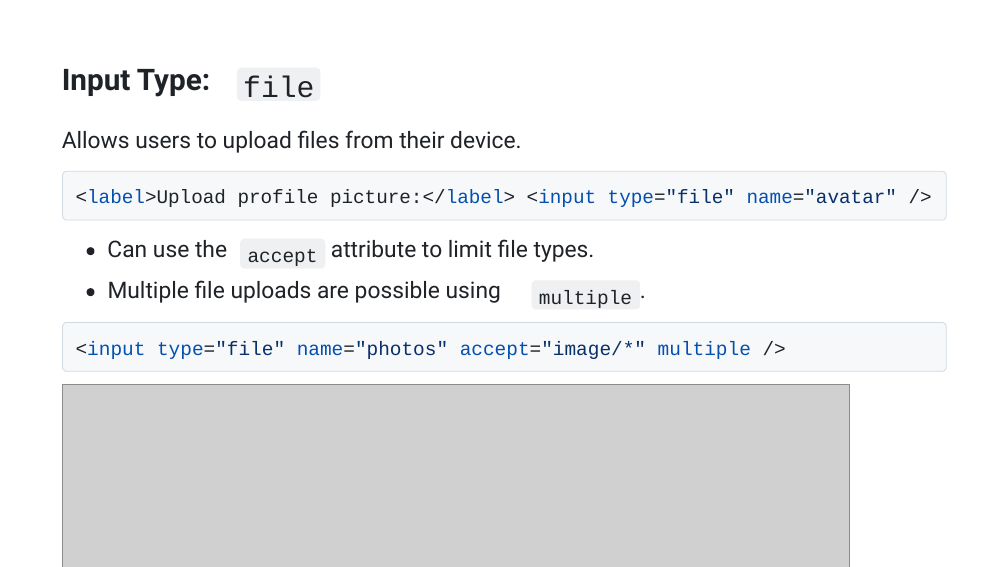
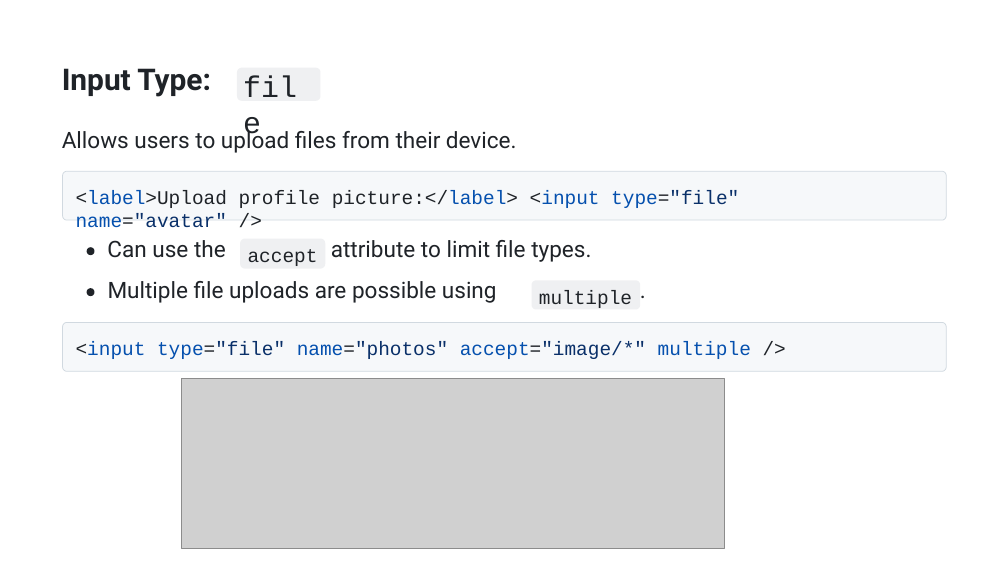
Before and after one commit to AhmedOsman101/Obsidian, a slide deck: slide 26 of src/College/yearTwo/firstTerm/WebDevelopment/tasks/presentation.pptx (slide 28 before the commit). Drawn at 1008x567 pixels with LibreOffice and Linux fonts; fonts in the diff are those of the drawing; grey boxes stand for pictures. Boxes give left, top, right and bottom in pixels: in the first picture for what was removed or moved away, otherwise in the second. Text is boxed around its words. In the diff, an @@ line names an element or a change of style, - is before the commit and + after.

```diff
--- a/src/College/yearTwo/firstTerm/WebDevelopment/tasks/presentation.pptx
+++ b/src/College/yearTwo/firstTerm/WebDevelopment/tasks/presentation.pptx
@@ text "file" at (496, 240, 526, 258): size 28.3 to 28.5 pt @@
@@ text "<label>Upload profile picture:</label> <input type="file" ..." at (76, 190, 739, 227): size 18.4 to 18.5 pt @@
@@ size 21.7 to 21.5 pt in 4 elements at (62, 128, 517, 153), (107, 240, 226, 258), (331, 240, 591, 262), (108, 281, 497, 303) @@
@@ picture: place and size @@
-picture at (62, 384, 850, 567)
+picture at (182, 379, 725, 548)
```
Also in this commit, not shown: 40 other slides changed, 1 slide added, 3 slides removed, 1 other file.
